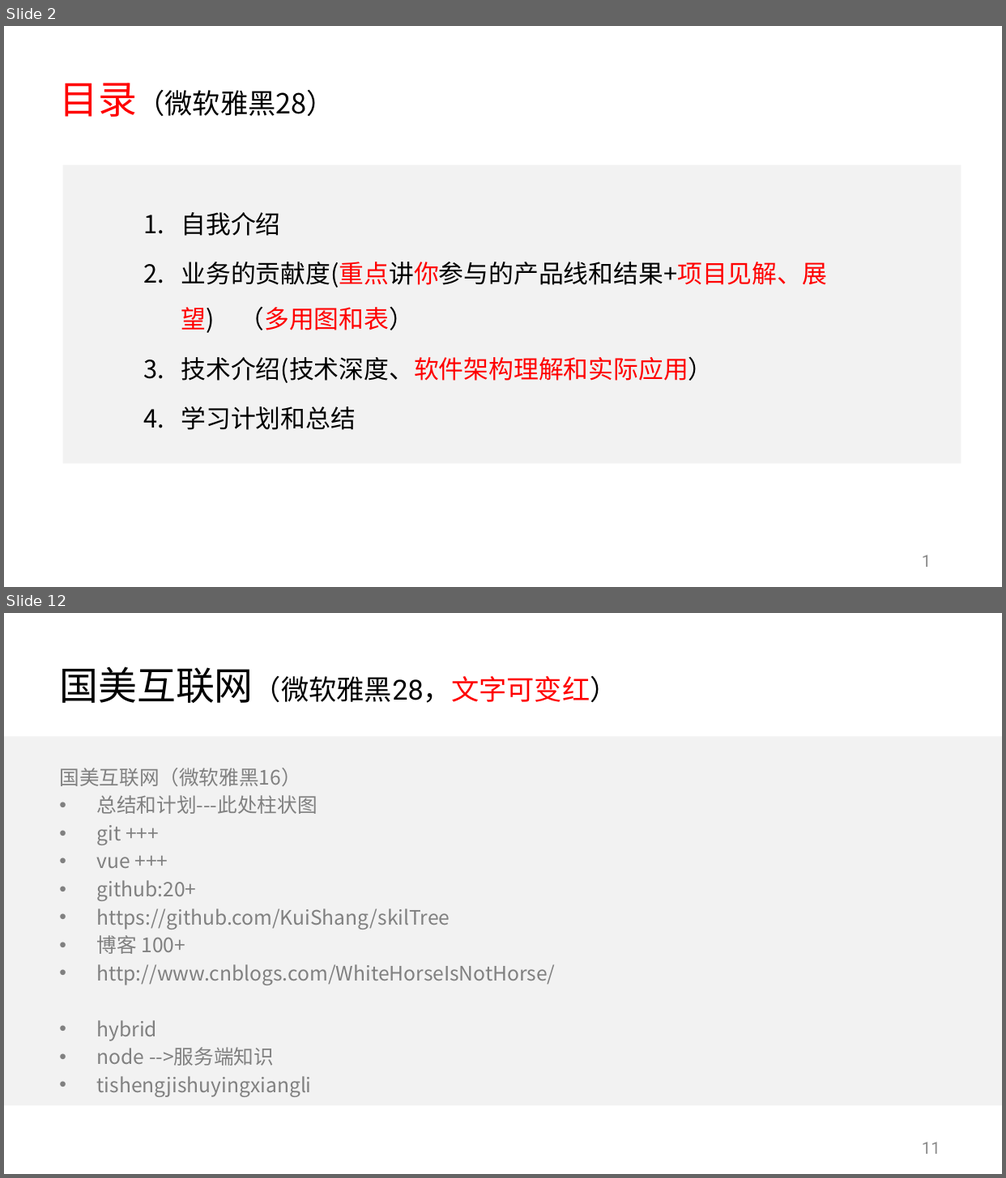
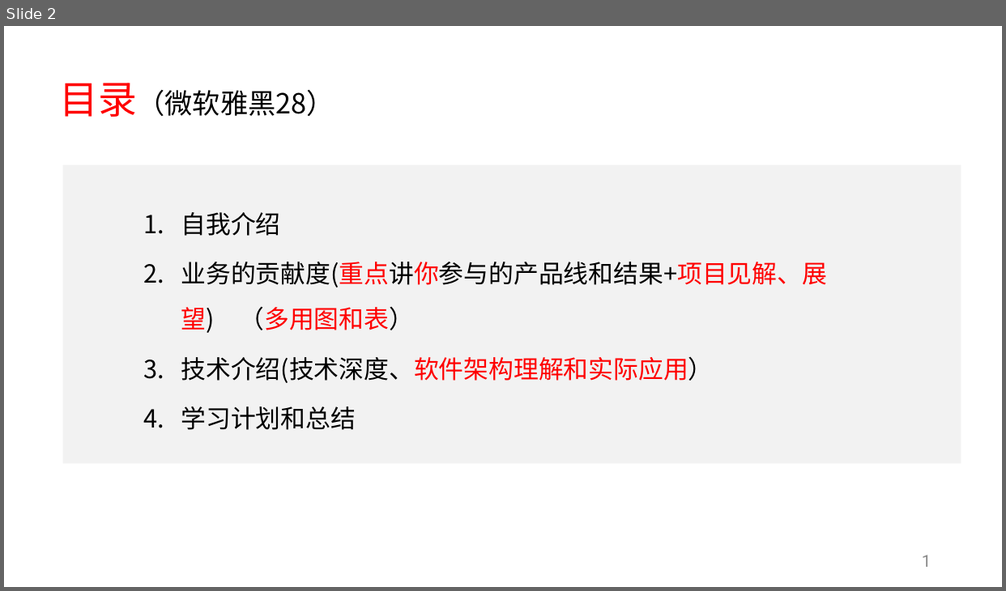
Before and after one commit to KuiShang/skilTree, a slide deck: 国美互联网PPT答辩模版.pptx. Shown one above the other, each under a label of ours: slides 2 and 12 before the commit, slide 2 after it; the slides between them are not shown. The pictures are 1006x1178 and 1006x591 pixels, drawn with LibreOffice and Linux fonts; fonts in the diff are those of the drawing; background and template pictures are left out. Boxes give left, top, right and bottom in pixels: in the first picture for what was removed or moved away, otherwise in the second. Text is boxed around its words. In the diff, an @@ line names an element or a change of style, - is before the commit and + after.

```diff
--- a/国美互联网PPT答辩模版.pptx
+++ b/国美互联网PPT答辩模版.pptx
@@ slide 12 removed at (4, 613, 1002, 1174), background #FFFFFF @@
@@ title removed at (60, 666, 618, 703) @@
-国美互联网（微软雅黑28，文字可变红）
@@ rectangle removed at (4, 737, 1002, 1106) @@
@@ text removed at (59, 768, 556, 1066) @@
-国美互联网（微软雅黑16）
-• 总结和计划---此处柱状图
-• git +++
-• vue +++
-• github:20+
-• https://github.com/KuiShang/skilTree
-• 博客 100+
-• http://www.cnblogs.com/WhiteHorseIsNotHorse/
-• hybrid
-• node -->服务端知识
-• tishengjishuyingxiangli
@@ page number removed at (922, 1142, 940, 1154) @@
-11
```
Also in this commit, not shown: 8 slides changed, 7 slides added, 2 other slides removed, 23 other files.
